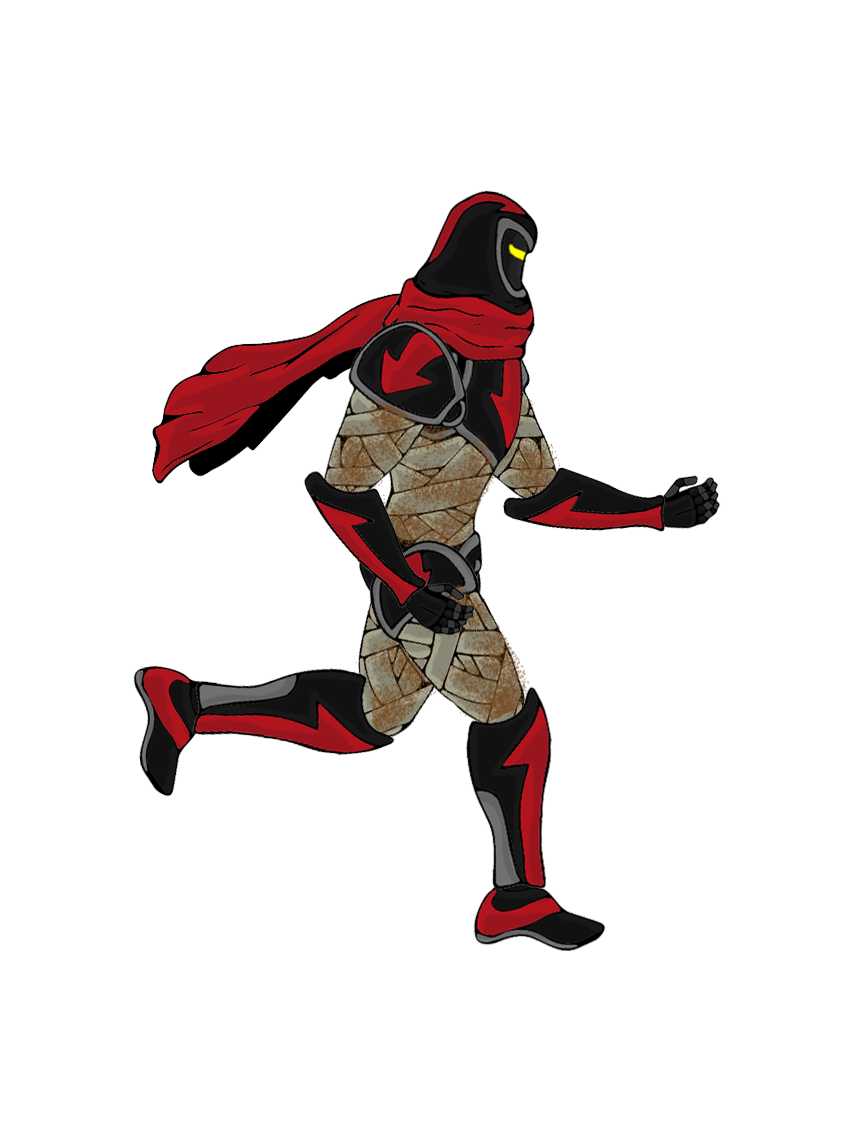
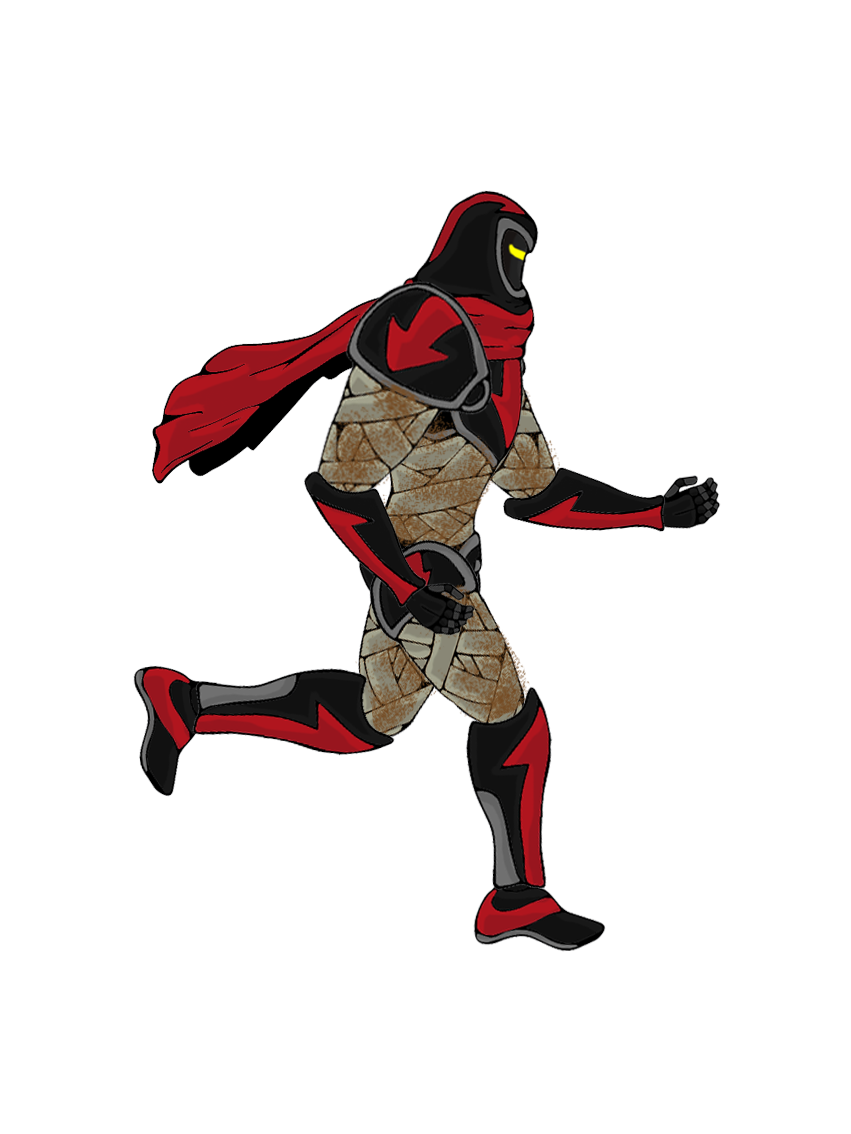
The second w=851, h=1134 image is a revision of the first. Changes to its layers:
painted on "Bicep" over [316, 281, 494, 493]
painted on "Bicep copy" over [393, 306, 560, 499]
